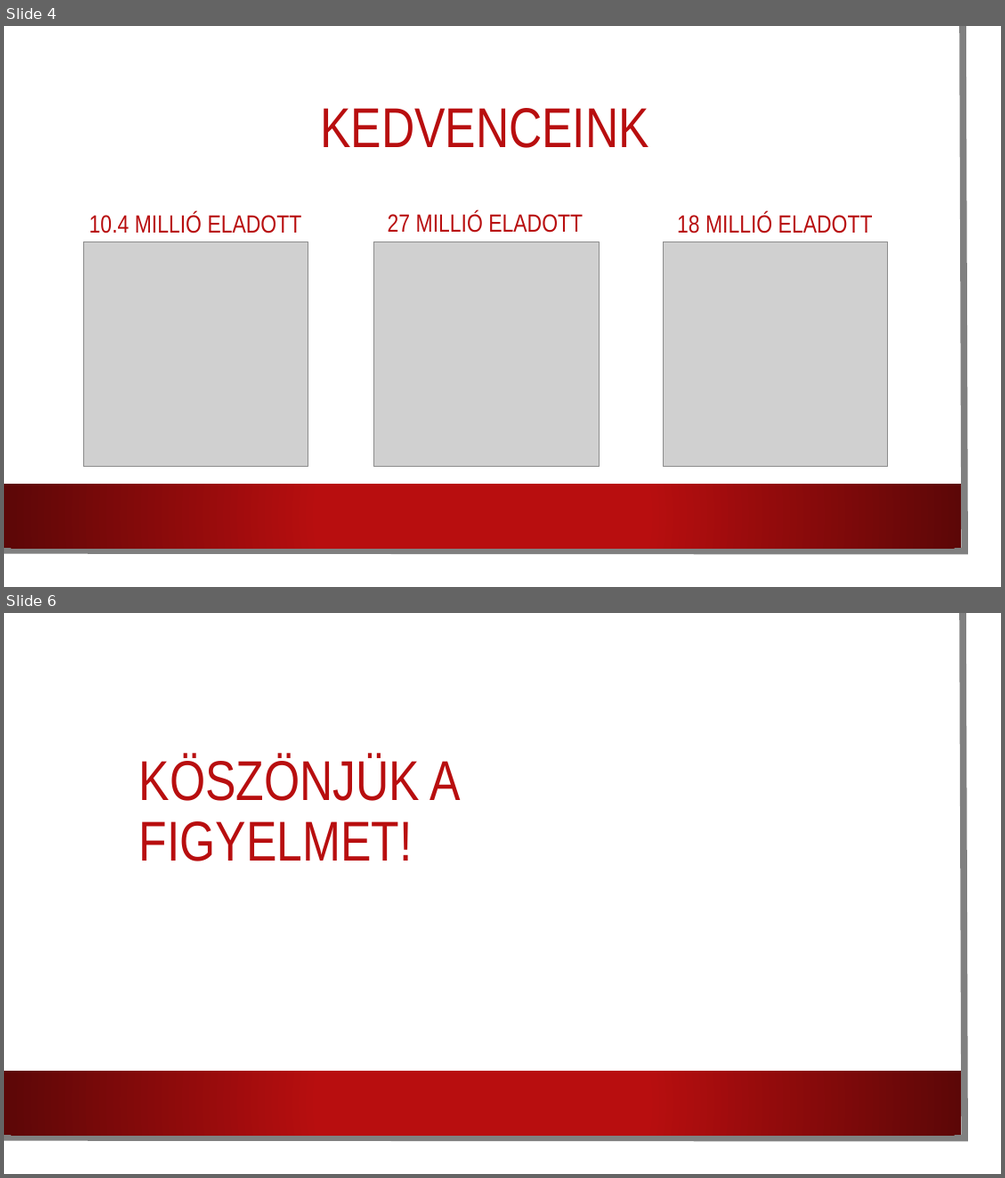
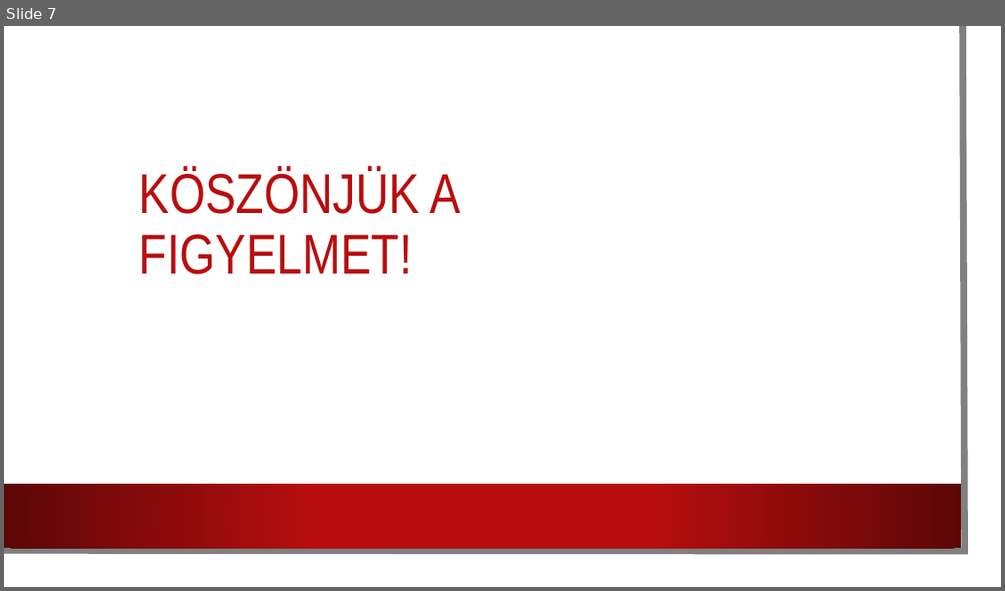
Before and after one commit to verbaviktor/Eminem-rajongoi-weboldal, a slide deck: Eminem.pptx. Shown one above the other, each under a label of ours: slides 4 and 6 before the commit, slide 7 after it; the slides between them are not shown. The pictures are 1005x1178 and 1005x591 pixels, drawn with LibreOffice and Linux fonts; fonts in the diff are those of the drawing; grey boxes stand for pictures; background and template pictures are left out. Boxes give left, top, right and bottom in pixels: in the first picture for what was removed or moved away, otherwise in the second. Text is boxed around its words. In the diff, an @@ line names an element or a change of style, - is before the commit and + after.

```diff
--- a/Eminem.pptx
+++ b/Eminem.pptx
@@ slide 4 removed at box(4, 26, 1001, 587), background picture (left out); not listed: 3 template elements that a slide beside it also shows @@
@@ title removed at box(320, 108, 649, 148) @@
-KEDVENCEINK
@@ text removed at box(89, 212, 302, 233) @@
-10.4 MILLIÓ ELADOTT
@@ text removed at box(388, 212, 582, 232) @@
-27 MILLIÓ ELADOTT
@@ text removed at box(677, 212, 873, 233) @@
-18 MILLIÓ ELADOTT
@@ picture removed at box(83, 242, 307, 467) @@
@@ picture removed at box(374, 242, 599, 467) @@
@@ picture removed at box(663, 242, 888, 467) @@
@@ what was slide 6 is now slide 7 @@
```
Also in this commit, not shown: 2 slides changed, 4 slides added, 2 other slides removed.
